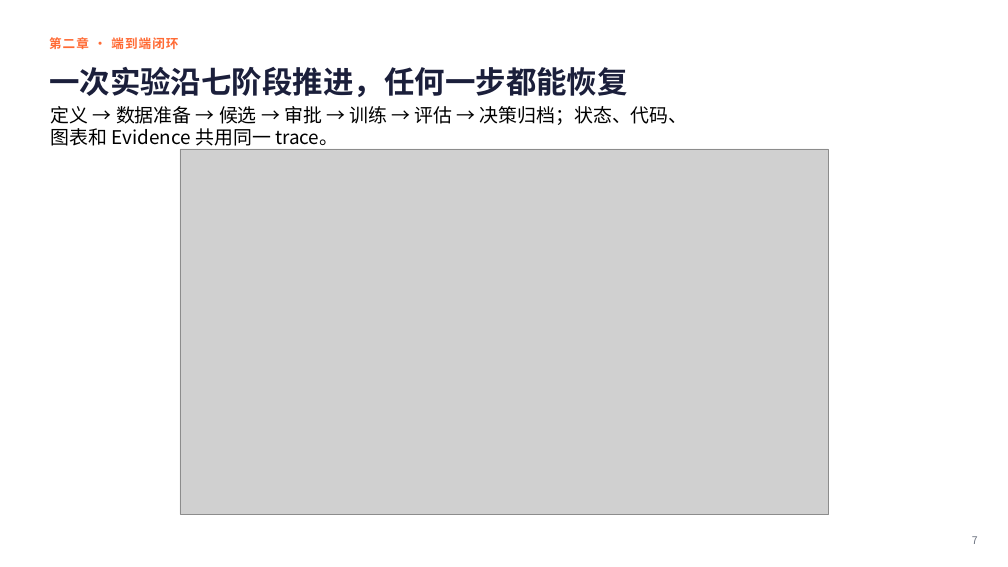
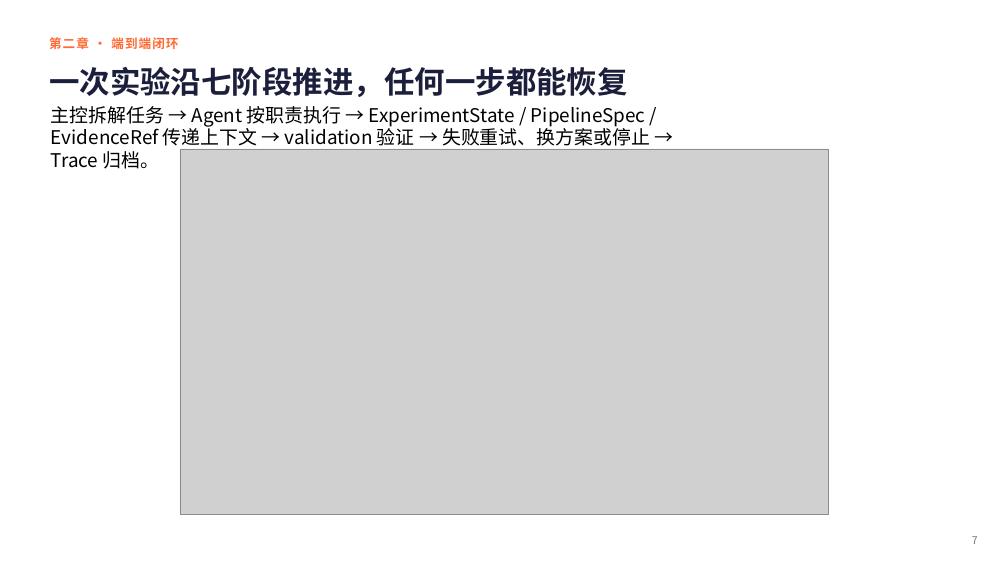
Before and after one commit to season-yy/ToolWear_agent, a slide deck: slide 7 of docs/submission/刃知-AgentTeams-初赛方案.pptx. Drawn at 1008x567 pixels with LibreOffice and Linux fonts; fonts in the diff are those of the drawing; grey boxes stand for pictures. Boxes give left, top, right and bottom in pixels: in the first picture for what was removed or moved away, otherwise in the second. Text is boxed around its words. In the diff, an @@ line names an element or a change of style, - is before the commit and + after.

```diff
--- a/docs/submission/刃知-AgentTeams-初赛方案.pptx
+++ b/docs/submission/刃知-AgentTeams-初赛方案.pptx
@@ text at [51,106,650,169]: text changed @@
-定义 → 数据准备 → 候选 → 审批 → 训练 → 评估 → 决策归档；状态、代码、图表和 Evidence 共用同一 trace。
+主控拆解任务 → Agent 按职责执行 → ExperimentState / PipelineSpec / EvidenceRef 传递上下文 → validation 验证 → 失败重试、换方案或停止 → Trace 归档。
```
Also in this commit, not shown: 5 other slides changed, 12 other files.
